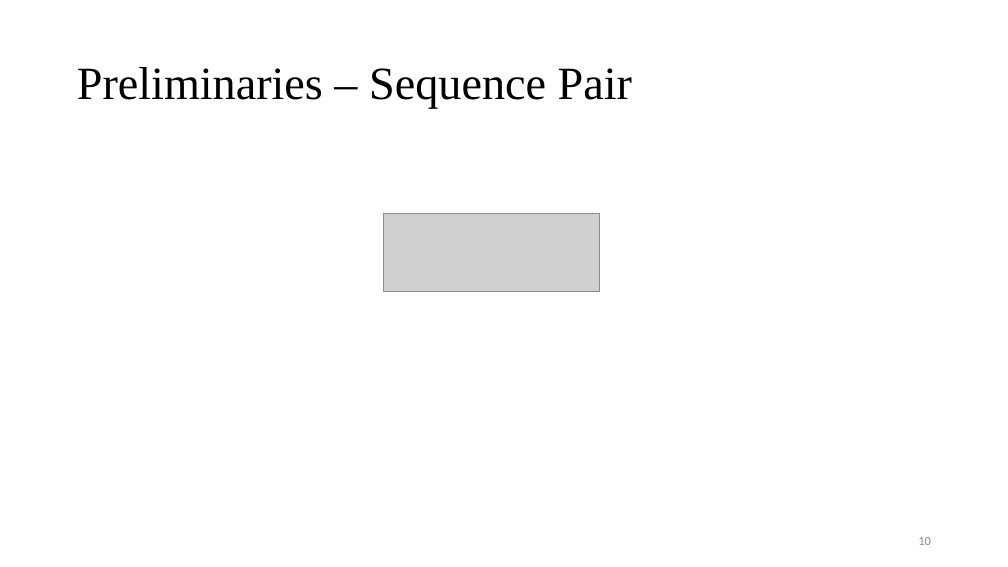
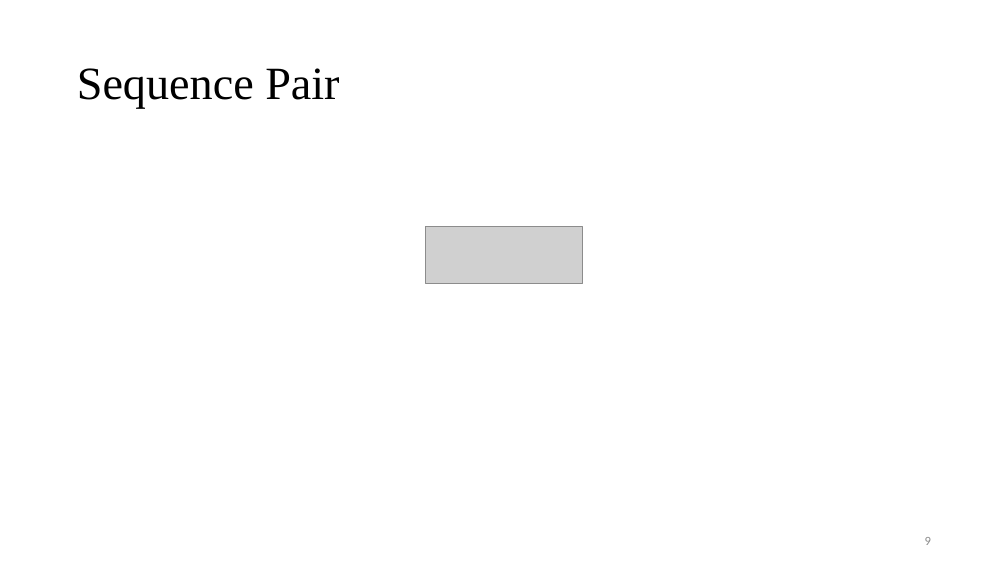
Before and after one commit to Pacific-Feng-Studuies/Studied-Papers, a slide deck: slide 10 of GM/Placement/Stronger Mixed-Size Placement Backbone Considering Second-Order Information/Stronger Mixed-Size Placement Backbone Considering Second-Order Information.pptx (slide 11 before the commit). Drawn at 1008x567 pixels with LibreOffice and Linux fonts; fonts in the diff are those of the drawing; grey boxes stand for pictures. Boxes give left, top, right and bottom in pixels: in the first picture for what was removed or moved away, otherwise in the second. Text is boxed around its words. In the diff, an @@ line names an element or a change of style, - is before the commit and + after.

```diff
--- a/GM/Placement/Stronger Mixed-Size Placement Backbone Considering Second-Order Information/Stronger Mixed-Size Placement Backbone Considering Second-Order Information.pptx
+++ b/GM/Placement/Stronger Mixed-Size Placement Backbone Considering Second-Order Information/Stronger Mixed-Size Placement Backbone Considering Second-Order Information.pptx
@@ title at <box>77,68,339,109</box>: text changed @@
-Preliminaries – Sequence Pair
+Sequence Pair
@@ picture: place and size @@
-picture at <box>383,213,600,292</box>
+picture at <box>426,227,582,284</box>
@@ page number at <box>925,537,931,545</box>: text changed @@
-10
+9
```
Also in this commit, not shown: 6 other slides changed, 7 slides added.
